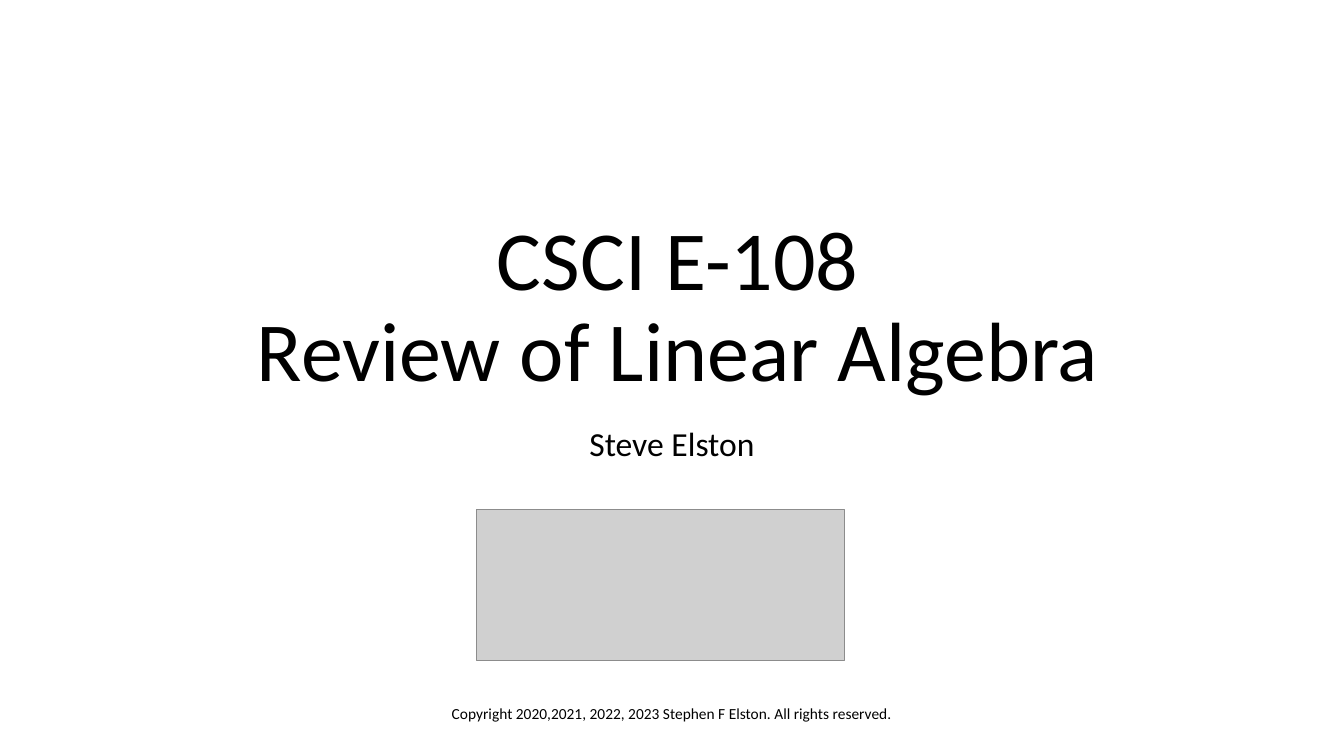
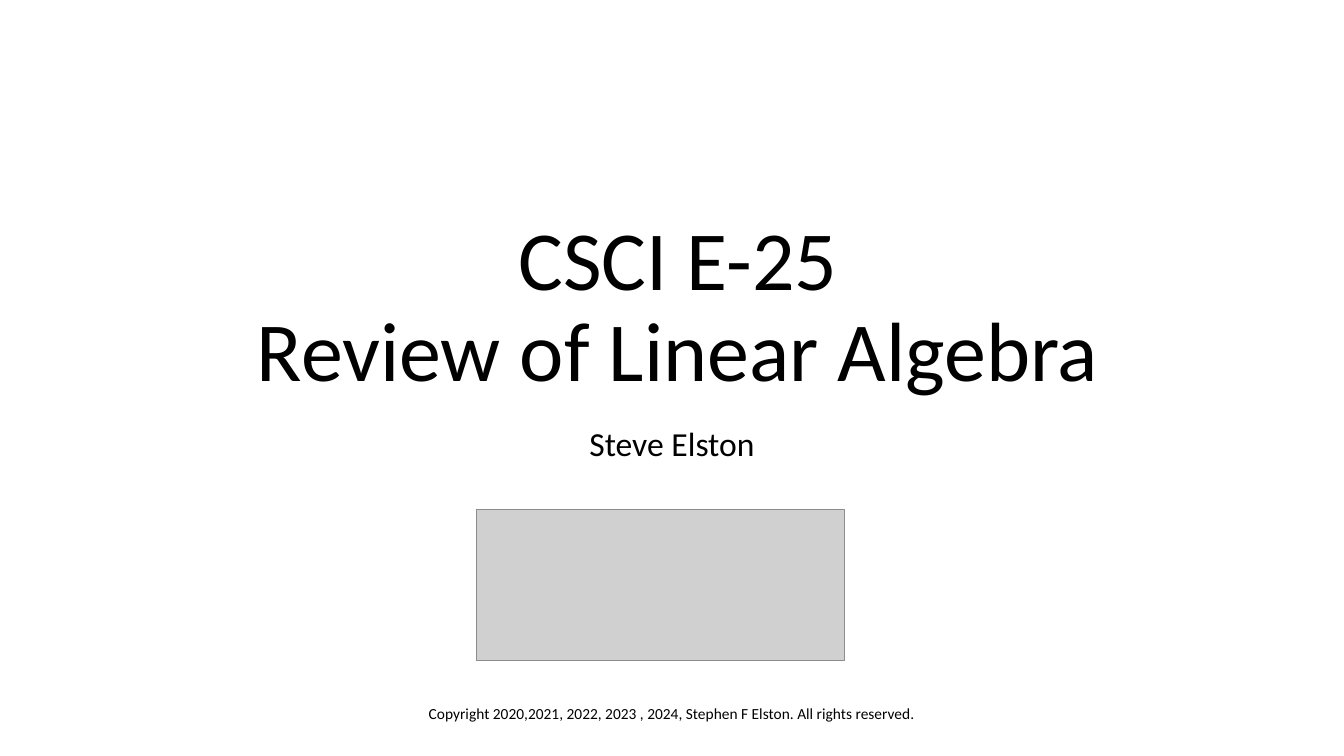
Before and after one commit to StephenElston/CSCI-E25, a slide deck: slide 1 of SuplementaryMaterial/ReviewOfLinearAlgebra.pptx. Drawn at 1344x756 pixels with LibreOffice and Linux fonts; fonts in the diff are those of the drawing; grey boxes stand for pictures. Boxes give left, top, right and bottom in pixels: in the first picture for what was removed or moved away, otherwise in the second. Text is boxed around its words. In the diff, an @@ line names an element or a change of style, - is before the commit and + after.

Commit message:
Updated title slide

```diff
--- a/SuplementaryMaterial/ReviewOfLinearAlgebra.pptx
+++ b/SuplementaryMaterial/ReviewOfLinearAlgebra.pptx
@@ title at box(257, 235, 1098, 396): text changed @@
-CSCI E-108
-Review of Linear Algebra
+CSCI E-25
+Review of Linear Algebra
@@ text at box(429, 708, 915, 722): text changed @@
-Copyright 2020,2021, 2022, 2023 Stephen F Elston. All rights reserved.
+Copyright 2020,2021, 2022, 2023 , 2024, Stephen F Elston. All rights reserved.
```
